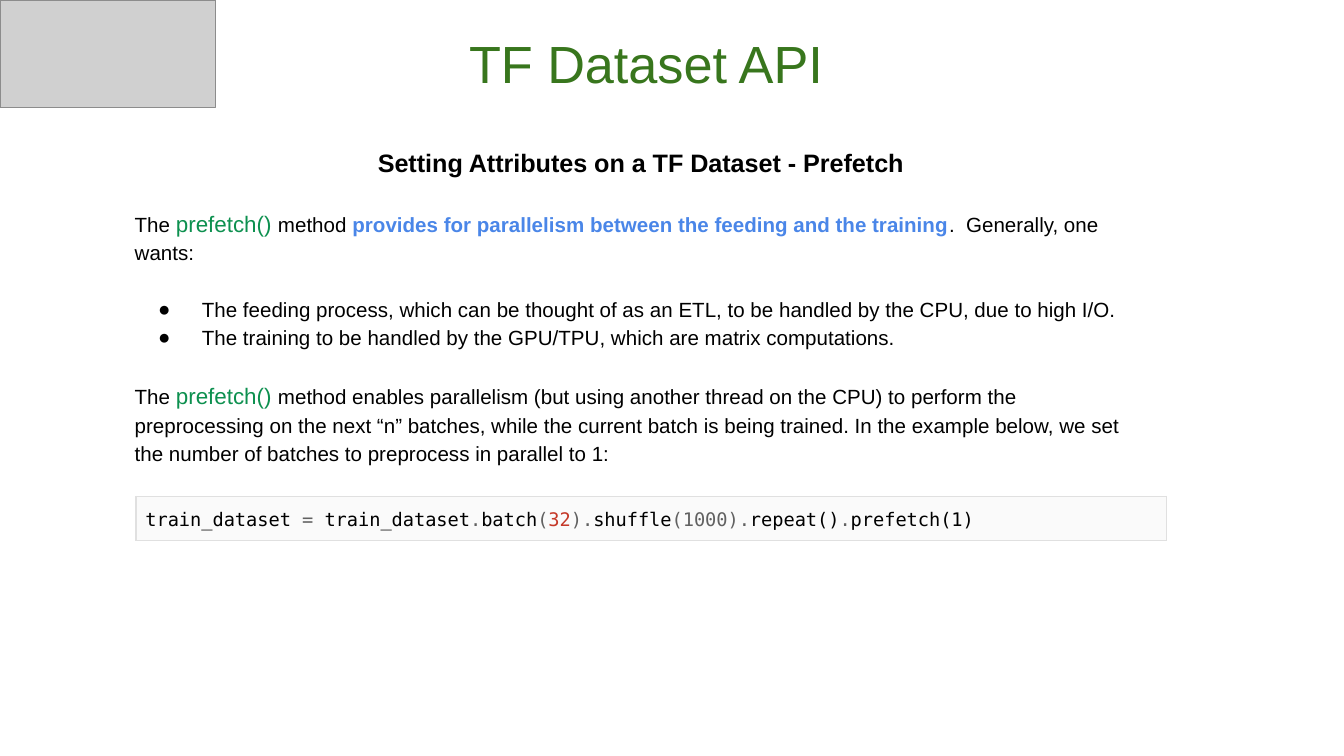
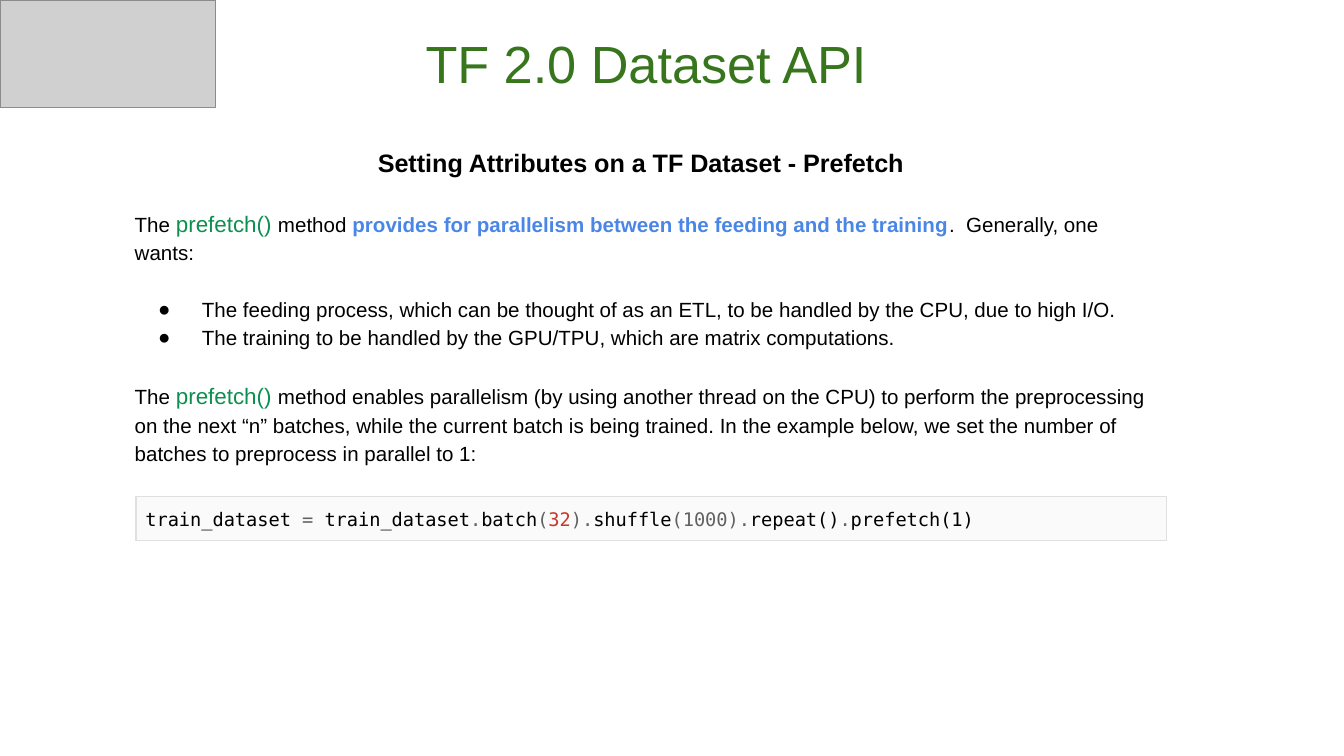
Before and after one commit to GoogleCloudPlatform/keras-idiomatic-programmer, a slide deck: slide 11 of workshops/Production/The Idiomatic Programmer - Production - Workshop.pptx. Drawn at 1344x756 pixels with LibreOffice and Linux fonts; fonts in the diff are those of the drawing; grey boxes stand for pictures. Boxes give left, top, right and bottom in pixels: in the first picture for what was removed or moved away, otherwise in the second. Text is boxed around its words. In the diff, an @@ line names an element or a change of style, - is before the commit and + after.

```diff
--- a/workshops/Production/The Idiomatic Programmer - Production - Workshop.pptx
+++ b/workshops/Production/The Idiomatic Programmer - Production - Workshop.pptx
@@ subtitle at <box>426,46,866,84</box>: text changed @@
-TF Dataset API
+TF 2.0 Dataset API
@@ text at <box>135,387,1144,466</box>: text changed @@
-The prefetch() method enables parallelism (but using another thread on the CPU) to perform the preprocessing on the next “n” batches, while the current batch is being trained. In the example below, we set the number of batches to preprocess in parallel to 1:
+The prefetch() method enables parallelism (by using another thread on the CPU) to perform the preprocessing on the next “n” batches, while the current batch is being trained. In the example below, we set the number of batches to preprocess in parallel to 1:
```
Also in this commit, not shown: 10 other slides changed, 10 slides added, 1 slide removed.
